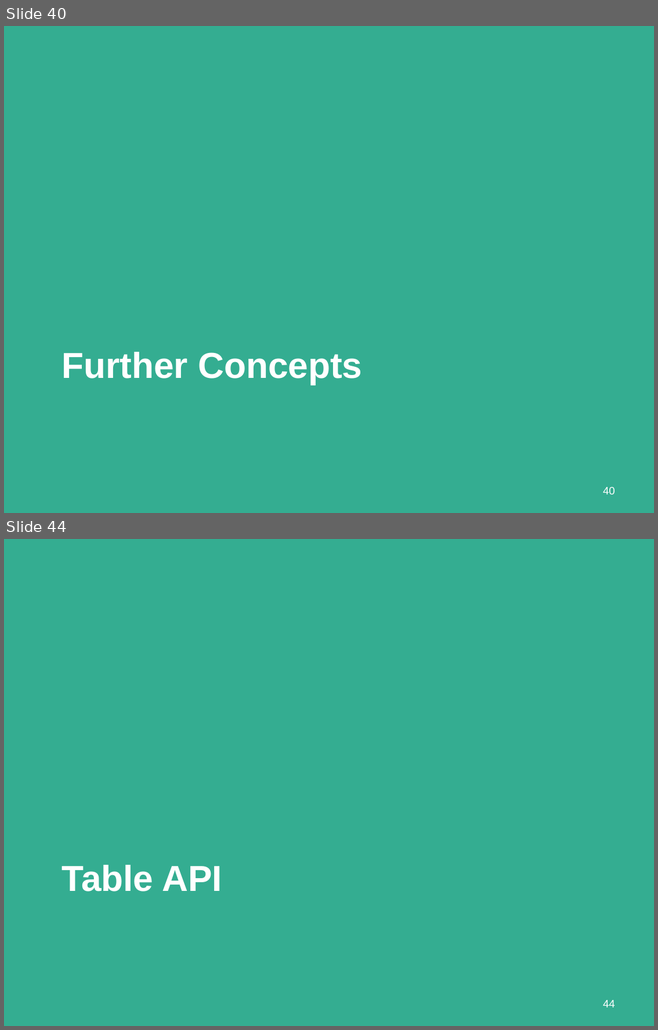
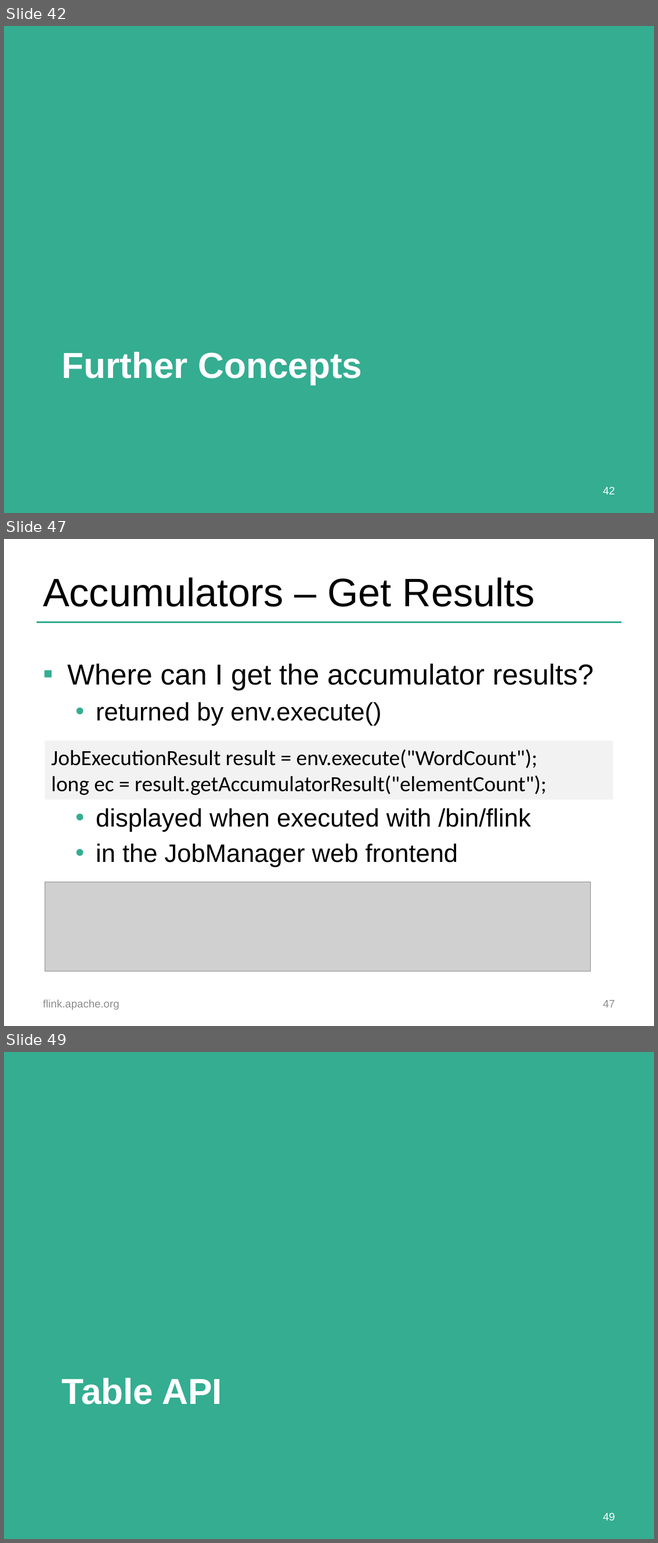
Before and after one commit to dataArtisans/flink-training-web, a slide deck: slides/flink_batch_advanced.pptx. Shown one above the other, each under a label of ours: slides 40 and 44 before the commit, slides 42, 47 and 49 after it; the slides between them are not shown. The pictures are 658x1030 and 658x1543 pixels, drawn with LibreOffice and Linux fonts; fonts in the diff are those of the drawing; grey boxes stand for pictures; background and template pictures are left out. Boxes give left, top, right and bottom in pixels: in the first picture for what was removed or moved away, otherwise in the second. Text is boxed around its words. In the diff, an @@ line names an element or a change of style, - is before the commit and + after.

```diff
--- a/slides/flink_batch_advanced.pptx
+++ b/slides/flink_batch_advanced.pptx
@@ slide 47 added at (x1=4, y1=539, x2=654, y2=1026), background #FFFFFF @@
@@ title added at (x1=43, y1=577, x2=535, y2=607), 44 pt, text #000000 @@
+Accumulators – Get Results
@@ line added from (36, 622) to (621, 622), #34AD91 2 pt @@
@@ text added at (x1=67, y1=664, x2=593, y2=867), 28 pt, text #000000 @@
+▪ Where can I get the accumulator results?
+  • returned by env.execute()
+  • displayed when executed with /bin/flink
+  • in the JobManager web frontend
@@ rectangle added at (x1=45, y1=740, x2=612, y2=799), fill #F2F2F2, 24 pt, text #000000 @@
+JobExecutionResult result = env.execute("WordCount");
+long ec = result.getAccumulatorResult("elementCount");
@@ picture added at (x1=45, y1=882, x2=590, y2=972) @@
@@ text added at (x1=43, y1=1000, x2=119, y2=1010), 12 pt, text #8C8C8C @@
+flink.apache.org
@@ page number added at (x1=603, y1=1000, x2=615, y2=1008), 12 pt, text #8C8C8C @@
+47
@@ what was slide 40 is now slide 42 @@
@@ page number at (x1=603, y1=487, x2=615, y2=495): text changed @@
-40
+42
@@ what was slide 44 is now slide 49 @@
@@ page number at (x1=603, y1=1513, x2=615, y2=1521): text changed @@
-44
+49
```
Also in this commit, not shown: 2 slides changed, 13 other slides added, 5 slides removed.
